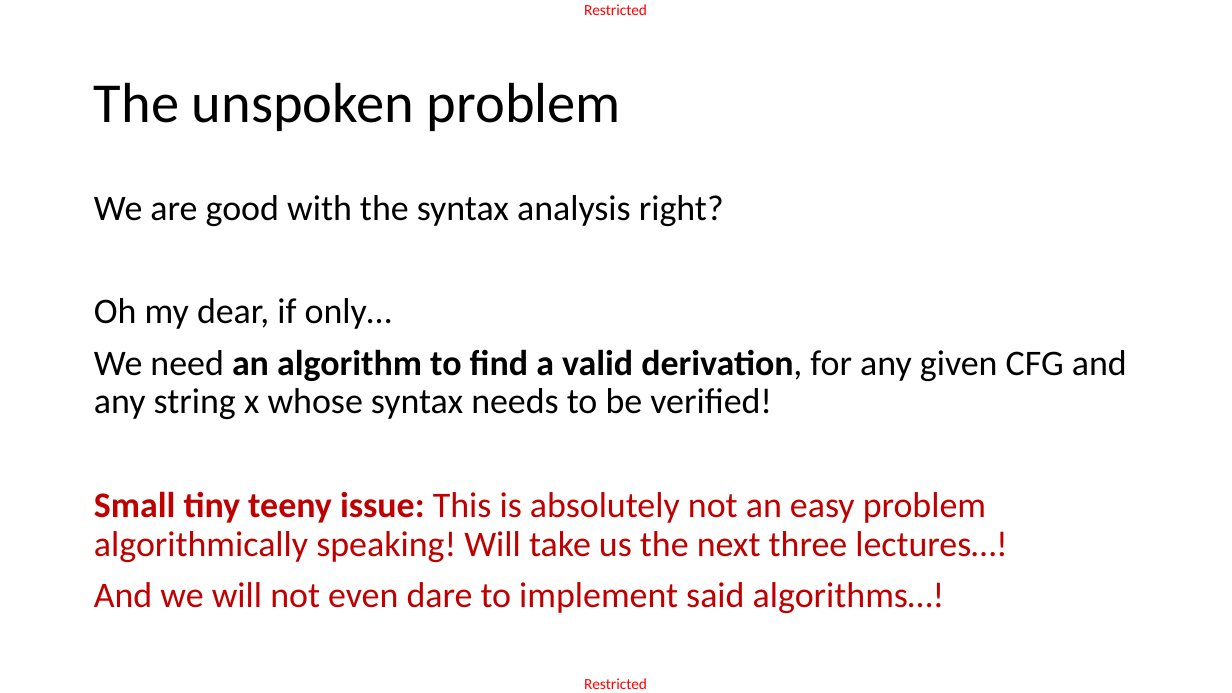
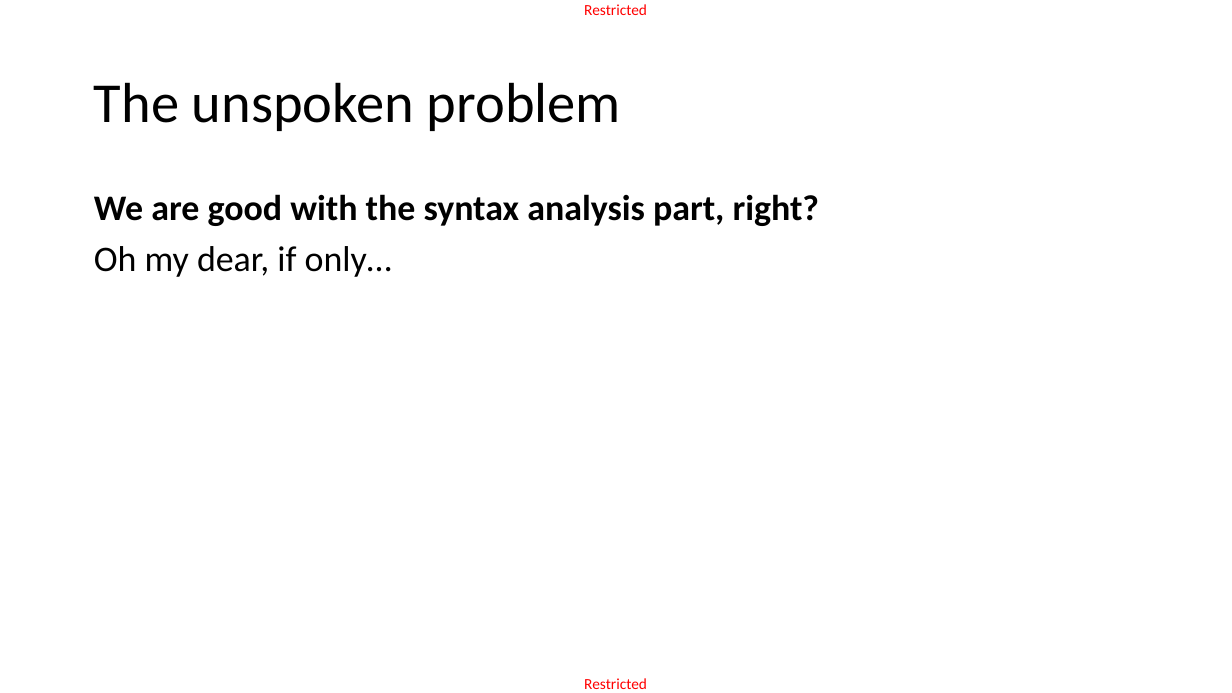
Before and after one commit to matthieudemari/SUTD_PLC_50_051, a slide deck: slide 72 of W10/W10S3/W10S3.pptx (slide 26 before the commit). Drawn at 1232x693 pixels with LibreOffice and Linux fonts; fonts in the diff are those of the drawing. Boxes give left, top, right and bottom in pixels: in the first picture for what was removed or moved away, otherwise in the second. Text is boxed around its words. In the diff, an @@ line names an element or a change of style, - is before the commit and + after.

```diff
--- a/W10/W10S3/W10S3.pptx
+++ b/W10/W10S3/W10S3.pptx
@@ text at (x1=94, y1=194, x2=820, y2=226): text changed; bold on @@
-We are good with the syntax analysis right?
+We are good with the syntax analysis part, right?
@@ text at (x1=94, y1=349, x2=1127, y2=613): paragraphs removed @@
-We need an algorithm to find a valid derivation, for any given CFG and any string x whose syntax needs to be verified!
-Small tiny teeny issue: This is absolutely not an easy problem algorithmically speaking! Will take us the next three lectures…!
-And we will not even dare to implement said algorithms…!
```
Also in this commit, not shown: 4 other slides changed, 67 slides added, 6 slides removed, 3 other files.
